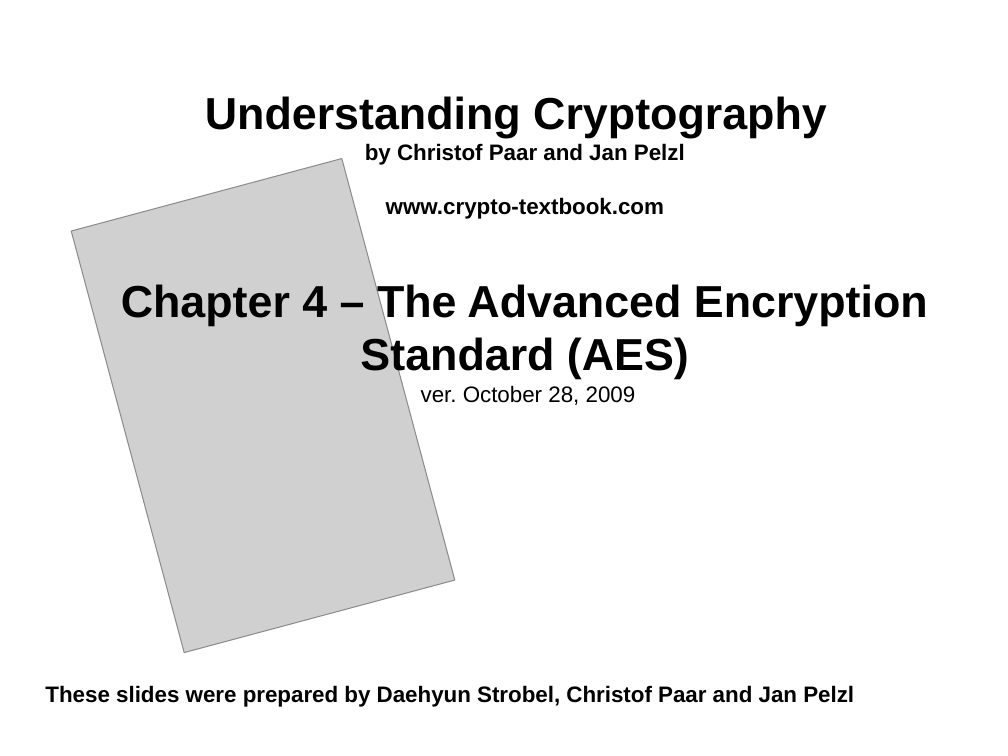
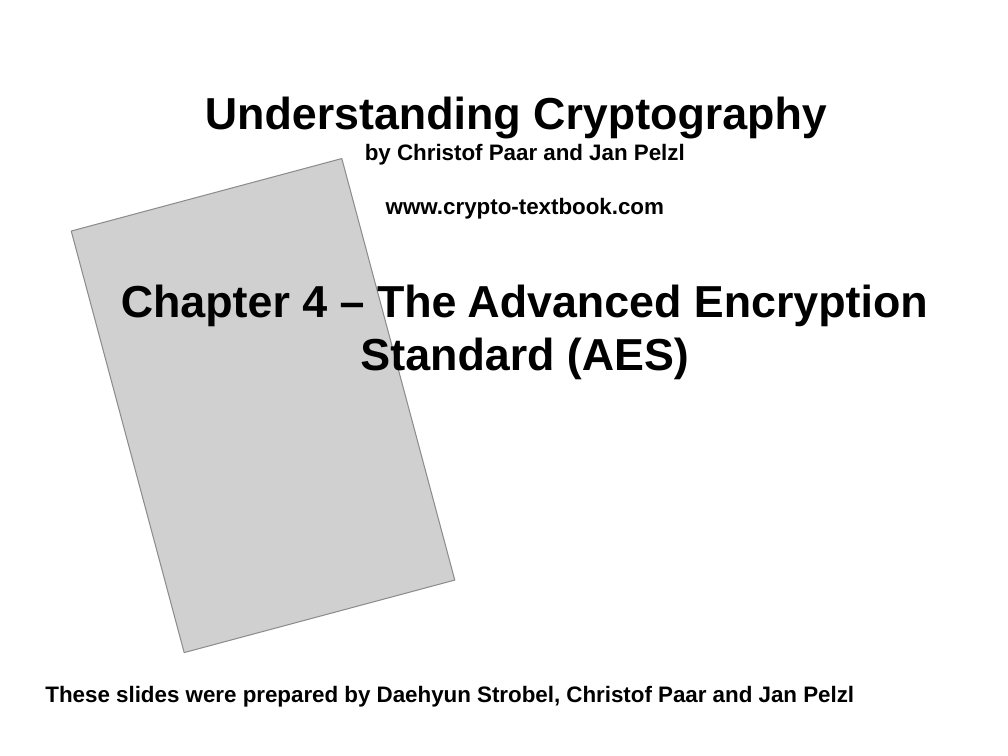
Before and after one commit to Emadalsuwat/emadalsuwat.github.io, a slide deck: slide 1 of cryptography/Lecture7.ppt. Drawn at 1008x756 pixels with LibreOffice and Linux fonts; fonts in the diff are those of the drawing; grey boxes stand for pictures. Boxes give left, top, right and bottom in pixels: in the first picture for what was removed or moved away, otherwise in the second. Text is boxed around its words. In the diff, an @@ line names an element or a change of style, - is before the commit and + after.

Commit message:
ggg

```diff
--- a/cryptography/Lecture7.ppt
+++ b/cryptography/Lecture7.ppt
@@ title at box(121, 96, 928, 379): text changed @@
-Understanding Cryptography
-by Christof Paar and Jan Pelzl
-www.crypto-textbook.com
-Chapter 4 – The Advanced Encryption Standard (AES)
-ver. October 28, 2009
+Understanding Cryptography
+by Christof Paar and Jan Pelzl
+www.crypto-textbook.com
+Chapter 4 – The Advanced Encryption Standard (AES)
```
Also in this commit, not shown: 26 other slides changed, 1 slide removed.
